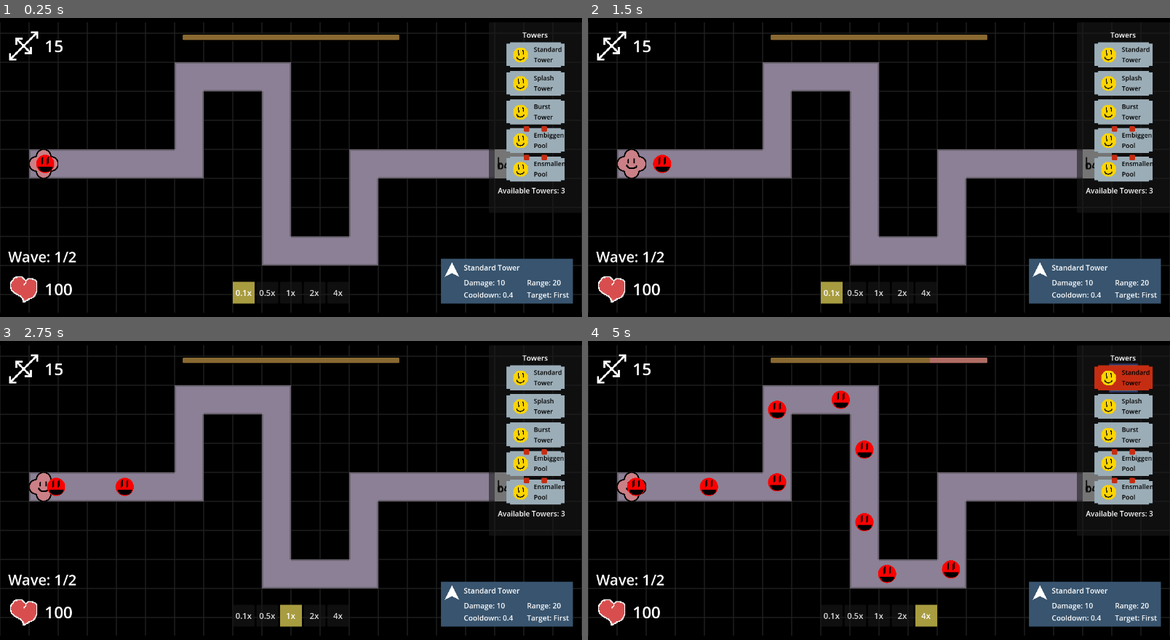
Above: before the commit, frames 1-4 (two rows, left to right).
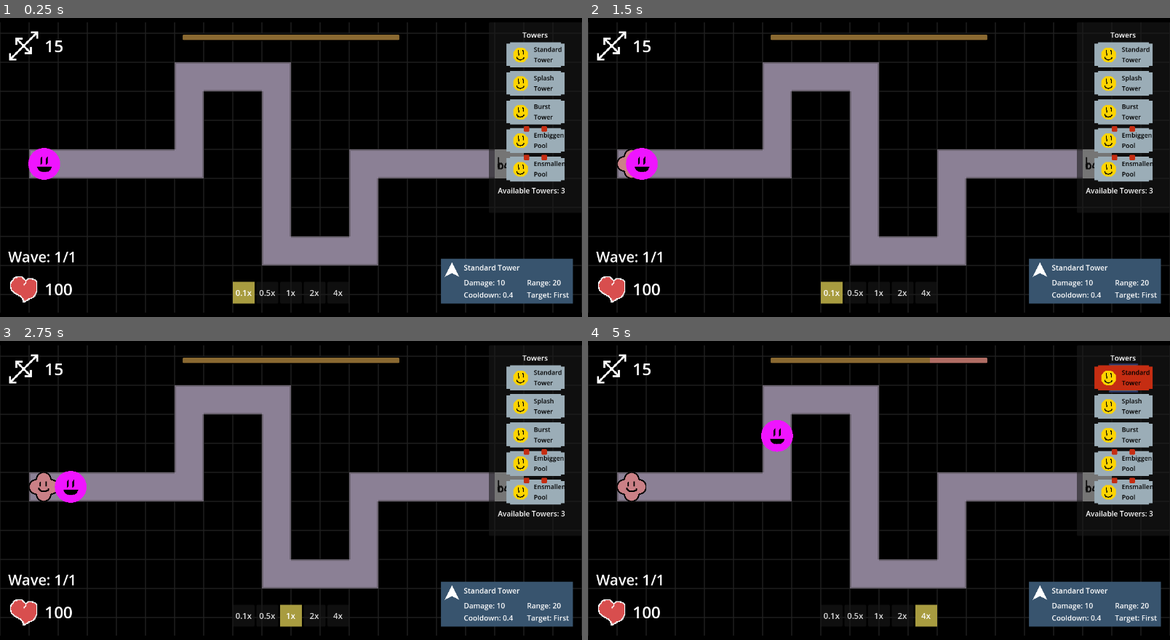
Above: after the commit, the same moments.

Repository: ladybunne/gmtk-game-jam-2024
Game: Godot game, scene res://MainScene.tscn
The game is run twice, just before and just after one commit, with the same random seed, the same clock (stepped at 60 frames per second) and the same inputs.
Inputs:
- Up to frame 1 (0.25 s): no input
- Up to frame 2 (1.5 s): click "0.5x" at 0.5 s; click "0.1x" at 1.25 s
- Up to frame 3 (2.75 s): click "1x" at 2 s
- Up to frame 4 (5 s): click "2x" at 2.75 s; click "4x" at 3.5 s; click "Standard Tower" at 4.25 s

The runs differ from the first frame. In frame 1, 0.5% of the frame differs, in the area x 4-14%, y 43-82%; in frame 2, 0.6%; in frame 3, 0.7%; in frame 4, 1.9%, in the area x 6-64%, y 16-82%.
Error in both runs: Attempt to call function 'list_dir_begin' in base 'null instance' on a null instance. (res://AudioManager.gd:139)

Commit message:
Special Enemies

Diff:
--- a/GameManager.gd
+++ b/GameManager.gd
@@ -39,6 +39,8 @@
 	if availableTowers>=1:
 		placing = true
 		towerData = data
+	else:
+		AudioManager.play_sfx("No")
 
 var cursor: Node2D
 
--- a/GameThings/CreateTowerButton.gd
+++ b/GameThings/CreateTowerButton.gd
@@ -24,11 +24,8 @@
 			GameManager.placingPool = true
 			GameManager.poolIsBig = poolIsBig
 	else:
-		if current_tower_count <= tower_limit:
-			GameManager.PlacingTower(data)
-		else:
-			print(str(current_tower_count)+" "+ str(tower_limit))
-			AudioManager.play_sfx("No")
+		GameManager.PlacingTower(data)
+
 
 
 func _process(delta: float) -> void:
--- a/GameThings/Enemy.gd
+++ b/GameThings/Enemy.gd
@@ -6,12 +6,13 @@
 @export var type: UnitData.UnitType
 @onready var visuals: EnemyPolygon = %EnemyVisuals
 @onready var maxHealth: float = health
-
+@onready var candyUnit: UnitData = preload("res://GameThings/WaveResources/EnemyResources/CandyUnit.tres")
+@onready var enemyScene: PackedScene = preload("res://GameThings/Enemy.tscn")
 @onready var bigness: float = health
 @onready var startBigness: float = health
+var hits_taken: int = 0
 
-
-var spawner: Spawner
+#var spawner: Spawner
 @onready var hitParticles: PackedScene = preload("res://Assets/Particles/hit_particles.tscn")
 # I guess this is the better way of doing this? edit: Dan made this even better with UNIQUE NAME!
 @onready var navigation_agent: NavigationAgent2D = %NavigationAgent2D
@@ -79,6 +80,14 @@
 	return result
 
 func take_damage(damage: float, direction: Vector2):
+	if data.unitType==data.UnitType.Hardening:
+		damage *= clamp(hits_taken/100, 0, 0.5)
+	elif data.unitType==data.UnitType.Armoured:
+		damage += hits_taken
+		damage -= 20
+		if damage <0:
+			damage = 0.5
+	hits_taken+=1
 	health -= damage
 	#print(name + str(health))
 	show_damage(damage, direction)
@@ -86,8 +95,20 @@
 	%ProgressBar.show()
 	update_healthbar()
 
+
+
 func checkDead():
 	if health <=0:
+		if data.unitType == UnitData.UnitType.Pinata:
+			var i = 20*bigness/100
+			var randnum = 50
+			while i > 0:
+				var new_enemy: Enemy = enemyScene.instantiate() as Enemy
+				new_enemy.initialise(candyUnit)
+				var offset: Vector2 = Vector2(randf_range(-randnum,randnum),randf_range(-randnum,randnum))
+				new_enemy.position = position+offset
+				get_parent().add_child(new_enemy)
+				i-=1
 		GameManager.GainResourceFromEnemy(maxHealth)
 		Callable(queue_free).call_deferred()
 
--- a/GameThings/Spawner.gd
+++ b/GameThings/Spawner.gd
@@ -27,9 +27,9 @@
 	get_tree().get_first_node_in_group("WaveText").text = "Wave: " \
 	+str(currentWaveIndex+1)+"/"+str(waveSet.waves.size())
 
-func spawn_unit(unit: UnitData):
+func spawn_unit():
 	while currentUnitIndex < currentCorps.units.size():
-		create_enemy(unit)
+		create_enemy(currentUnit)
 		next_unit_spawn_timer.wait_time = currentCorps.unitInterval
 		next_unit_spawn_timer.start()
 		await next_unit_spawn_timer.timeout
@@ -40,14 +40,13 @@
 		var new_enemy: Enemy = enemyScene.instantiate() as Enemy
 		new_enemy.initialise(data)
 		new_enemy.position = position
-		new_enemy.spawner = self
 		get_parent().add_child(new_enemy)
 
 
 func spawn_corps(corps: CorpsData):
 	while currentCorpsIndex < currentWave.corps.size():
 		print("Wave "+str(currentWaveIndex+1) + ", Corps "+str(currentCorpsIndex+1))
-		spawn_unit(currentUnit)
+		spawn_unit()
 		next_corps_spawn_timer.wait_time = currentWave.corpsInterval
 		next_corps_spawn_timer.start()
 		await next_corps_spawn_timer.timeout
--- a/GameThings/TowerResources/CapacityTower.tres
+++ b/GameThings/TowerResources/CapacityTower.tres
@@ -3,8 +3,9 @@
 [ext_resource type="Script" path="res://GameThings/TowerResources/TowerData.gd" id="1_0kmka"]
 
 [resource]
+resource_local_to_scene = true
 script = ExtResource("1_0kmka")
-damage = 2.0
+damage = 5.0
 cooldown = 2.0
 target_range = 60.0
 splash_range = null
--- a/GameThings/TowerResources/EmbiggenTower.tres
+++ b/GameThings/TowerResources/EmbiggenTower.tres
@@ -3,6 +3,7 @@
 [ext_resource type="Script" path="res://GameThings/TowerResources/TowerData.gd" id="1_5cbmb"]
 
 [resource]
+resource_local_to_scene = true
 script = ExtResource("1_5cbmb")
 damage = 5.0
 cooldown = 0.5
--- a/GameThings/TowerResources/EnsmallenTower.tres
+++ b/GameThings/TowerResources/EnsmallenTower.tres
@@ -3,6 +3,7 @@
 [ext_resource type="Script" path="res://GameThings/TowerResources/TowerData.gd" id="1_kneno"]
 
 [resource]
+resource_local_to_scene = true
 script = ExtResource("1_kneno")
 damage = 5.0
 cooldown = 0.5
--- a/GameThings/TowerResources/SplashTower.tres
+++ b/GameThings/TowerResources/SplashTower.tres
@@ -3,6 +3,7 @@
 [ext_resource type="Script" path="res://GameThings/TowerResources/TowerData.gd" id="1_syrjk"]
 
 [resource]
+resource_local_to_scene = true
 script = ExtResource("1_syrjk")
 damage = 20.0
 cooldown = 3.0
--- a/GameThings/TowerResources/StandardTower.tres
+++ b/GameThings/TowerResources/StandardTower.tres
@@ -3,6 +3,7 @@
 [ext_resource type="Script" path="res://GameThings/TowerResources/TowerData.gd" id="1_y1js6"]
 
 [resource]
+resource_local_to_scene = true
 script = ExtResource("1_y1js6")
 damage = 7.0
 cooldown = 0.25
--- a/GameThings/WaveResources/AllWaves.tres
+++ b/GameThings/WaveResources/AllWaves.tres
@@ -2,10 +2,10 @@
 
 [ext_resource type="Script" path="res://GameThings/WaveResources/WaveSetData.gd" id="1_e4g3t"]
 [ext_resource type="Script" path="res://GameThings/WaveResources/WaveData.gd" id="2_1cryo"]
-[ext_resource type="Resource" uid="uid://wymn1ghog0qh" path="res://GameThings/WaveResources/ExampleWave.tres" id="3_88pxo"]
+[ext_resource type="Resource" uid="uid://fa1rp6ehrxts" path="res://GameThings/WaveResources/SpecialWave.tres" id="3_u2pk0"]
 
 [resource]
 resource_local_to_scene = true
 script = ExtResource("1_e4g3t")
-waves = Array[ExtResource("2_1cryo")]([ExtResource("3_88pxo"), ExtResource("3_88pxo")])
+waves = Array[ExtResource("2_1cryo")]([ExtResource("3_u2pk0")])
 waveInterval = 60.0
--- /dev/null
+++ b/GameThings/WaveResources/CorpsResources/AllTheSpecialsCorps.tres
@@ -0,0 +1,10 @@
+[gd_resource type="Resource" script_class="CorpsData" load_steps=4 format=3 uid="uid://djt3krv485eer"]
+
+[ext_resource type="Script" path="res://GameThings/WaveResources/CorpsResources/CorpsData.gd" id="1_fbcdt"]
+[ext_resource type="Script" path="res://GameThings/WaveResources/EnemyResources/UnitData.gd" id="2_dfcmu"]
+[ext_resource type="Resource" uid="uid://bug31axb25b0c" path="res://GameThings/WaveResources/EnemyResources/ExamplePinata.tres" id="3_357in"]
+
+[resource]
+script = ExtResource("1_fbcdt")
+units = Array[ExtResource("2_dfcmu")]([ExtResource("3_357in")])
+unitInterval = 1.0
--- /dev/null
+++ b/GameThings/WaveResources/EnemyResources/CandyUnit.tres
@@ -0,0 +1,12 @@
+[gd_resource type="Resource" script_class="UnitData" load_steps=2 format=3 uid="uid://c640p4vnw5c5s"]
+
+[ext_resource type="Script" path="res://GameThings/WaveResources/EnemyResources/UnitData.gd" id="1_leajk"]
+
+[resource]
+resource_local_to_scene = true
+script = ExtResource("1_leajk")
+unitType = 0
+color = Color(1, 1, 1, 1)
+startSize = 10.0
+startHealth = 10.0
+startSpeed = 300.0
--- /dev/null
+++ b/GameThings/WaveResources/EnemyResources/ExampleArmour.tres
@@ -0,0 +1,11 @@
+[gd_resource type="Resource" script_class="UnitData" load_steps=2 format=3 uid="uid://q14u75308oo7"]
+
+[ext_resource type="Script" path="res://GameThings/WaveResources/EnemyResources/UnitData.gd" id="1_7x1eq"]
+
+[resource]
+script = ExtResource("1_7x1eq")
+unitType = 3
+color = Color(0.295867, 0.295866, 0.295866, 1)
+startSize = 30.0
+startHealth = 100.0
+startSpeed = 50.0
--- a/GameThings/WaveResources/EnemyResources/ExampleHard.tres
+++ b/GameThings/WaveResources/EnemyResources/ExampleHard.tres
@@ -5,8 +5,8 @@
 [resource]
 resource_local_to_scene = true
 script = ExtResource("1_fch3w")
-unitType = 3
+unitType = 4
 color = Color(0.519674, 0.261612, 0, 1)
-startSize = 24.0
+startSize = 30.0
 startHealth = 200.0
 startSpeed = 80.0
--- a/GameThings/WaveResources/EnemyResources/ExamplePinata.tres
+++ b/GameThings/WaveResources/EnemyResources/ExamplePinata.tres
@@ -5,8 +5,8 @@
 [resource]
 resource_local_to_scene = true
 script = ExtResource("1_ny5w3")
-unitType = 4
+unitType = 5
 color = Color(0.935508, 0.0794211, 1, 1)
-startSize = 30.0
+startSize = 35.0
 startHealth = 300.0
 startSpeed = 50.0
--- a/GameThings/WaveResources/EnemyResources/ExampleSlow.tres
+++ b/GameThings/WaveResources/EnemyResources/ExampleSlow.tres
@@ -5,7 +5,7 @@
 [resource]
 resource_local_to_scene = true
 script = ExtResource("1_d4875")
-unitType = 0
+unitType = 2
 color = Color(0, 0.482353, 0.286275, 1)
 startSize = 50.0
 startHealth = 500.0
--- a/GameThings/WaveResources/EnemyResources/UnitData.gd
+++ b/GameThings/WaveResources/EnemyResources/UnitData.gd
@@ -1,6 +1,6 @@
 class_name UnitData extends Resource
 
-enum UnitType{Normal, Fast, Slow, Hardened, Pinata}
+enum UnitType{Normal, Fast, Slow, Armoured, Hardening, Pinata}
 @export var unitType: UnitType
 @export var color: Color
 @export var startSize: float
--- /dev/null
+++ b/GameThings/WaveResources/SpecialWave.tres
@@ -0,0 +1,10 @@
+[gd_resource type="Resource" script_class="WaveData" load_steps=4 format=3 uid="uid://fa1rp6ehrxts"]
+
+[ext_resource type="Script" path="res://GameThings/WaveResources/CorpsResources/CorpsData.gd" id="1_7ejnh"]
+[ext_resource type="Resource" uid="uid://djt3krv485eer" path="res://GameThings/WaveResources/CorpsResources/AllTheSpecialsCorps.tres" id="2_7wr1w"]
+[ext_resource type="Script" path="res://GameThings/WaveResources/WaveData.gd" id="2_54j5t"]
+
+[resource]
+script = ExtResource("2_54j5t")
+corps = Array[ExtResource("1_7ejnh")]([ExtResource("2_7wr1w")])
+corpsInterval = 15.0
Not shown: 1 places in Scenes/TestLevel.tscn that only renumber resources
